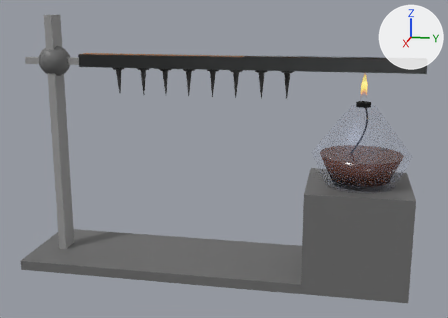
Renders of the glTF model public/models/baka.glb from each side of a commit.
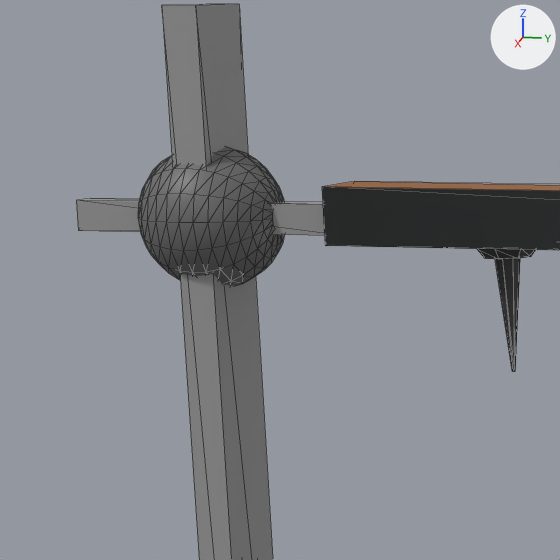
The first picture shows the older version from a 50 mm camera at (7.14, 1.58, 5.01) aimed at (-0.02, 0.15, 3.22). The close-ups show the older and then the newer version on the part from 2% to 29% of the width and 4% to 43% of the height of that picture. Only the edits that show in the close-ups are written down. The lights are fixed; the arrows at upper right show +X, +Y and +Z. The close-ups show mesh edges as thin lines. Where no turn or scale is listed for an object, it has been applied to the vertices.

Names of what the first close-up shows: 'Holder1.002', 'Holder1.003', 'Holder1.004', 'MetalRod.002', 'MetalRod.005', 'Nail.048'.
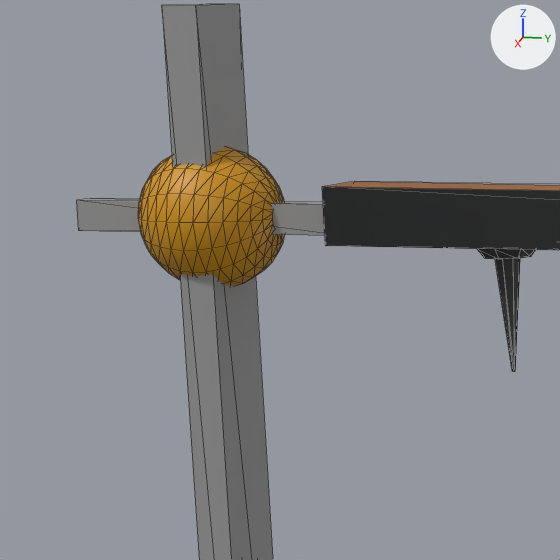
Boxes (x1, y1, x2, y2) around the edits, measured in the close-ups (560 x 560 px):
'Holder1.004', recoloured: (138, 147, 285, 286) in both

The change, as a list of edits to the scene's bpy script:
```text
Change mat_material_015:
    mat_material_015.base_color: (0.15, 0.15, 0.15) -> (0.651, 0.296, 0.0)  # dark grey #6c6c6c -> yellow #d39400
```
